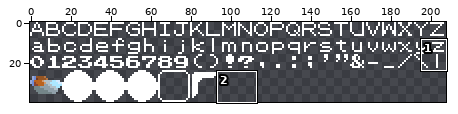
File history of a pixel-art file, doc/sheet.ase. The first picture is a wide view before the edit; the outline marks the close-up.
Close-up. Old version:
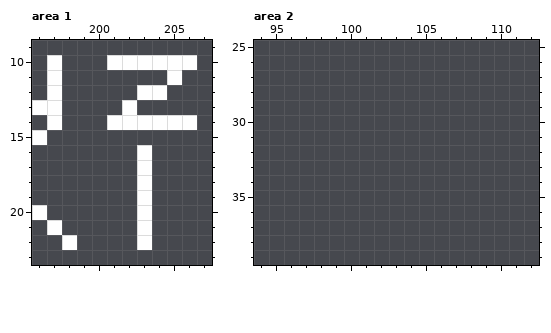
208x72 pixels, 1 frame. Shown: area 1: x 196..207, y 9..23; area 2: x 94..112, y 25..39. The old version is drawn lined up with the new one, on the new canvas. The commit also changed other parts of the picture, which this record leaves out.
New version:
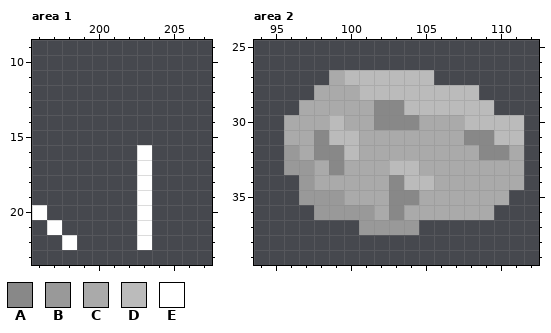
Palette (. is transparent): A #888888  B #999999  C #aaaaaa  D #bbbbbb  E #ffffff
Edits made:
canvas 208x72 -> 208x40 (the part of the old canvas that was cut away was empty and is not shown)
--- area 1
@@ x 196..207 @@
  9 ............
-10 .E...EEEEEE.
-11 .E.......E..
-12 .E.....EE...
-13 EE....E.....
-14 .E...EEEEEE.
-15 E...........
+10 ............
+11 ............
+12 ............
+13 ............
+14 ............
+15 ............
 16 .......E....
--- area 2
@@ x 94..112 @@
 26 ...................
-27 ...................
-28 ...................
-29 ...................
-30 ...................
-31 ...................
-32 ...................
-33 ...................
-34 ...................
-35 ...................
-36 ...................
-37 ...................
+27 .....CDDDDDD.......
+28 ....CCCDDDDDDDD....
+29 ...CCCCCAADDDDDD...
+30 ..CCCDCCAAACCCDDDD.
+31 ..CCADDCCCCCCCAADD.
+32 ..BCAADCCCCCCCCAAC.
+33 ..BBCACCCDDCCCCCCC.
+34 ...BCCCCCADDCCCCCC.
+35 ...BBBCCCAACCCCCC..
+36 ....BBBBCACCCCCC...
+37 .......BBBB........
 38 ...................
Changed places in both close-ups, as pixel boxes (x1, y1, x2, y2):
erased: (32, 55, 197, 145)
added: (284, 70, 524, 235)
